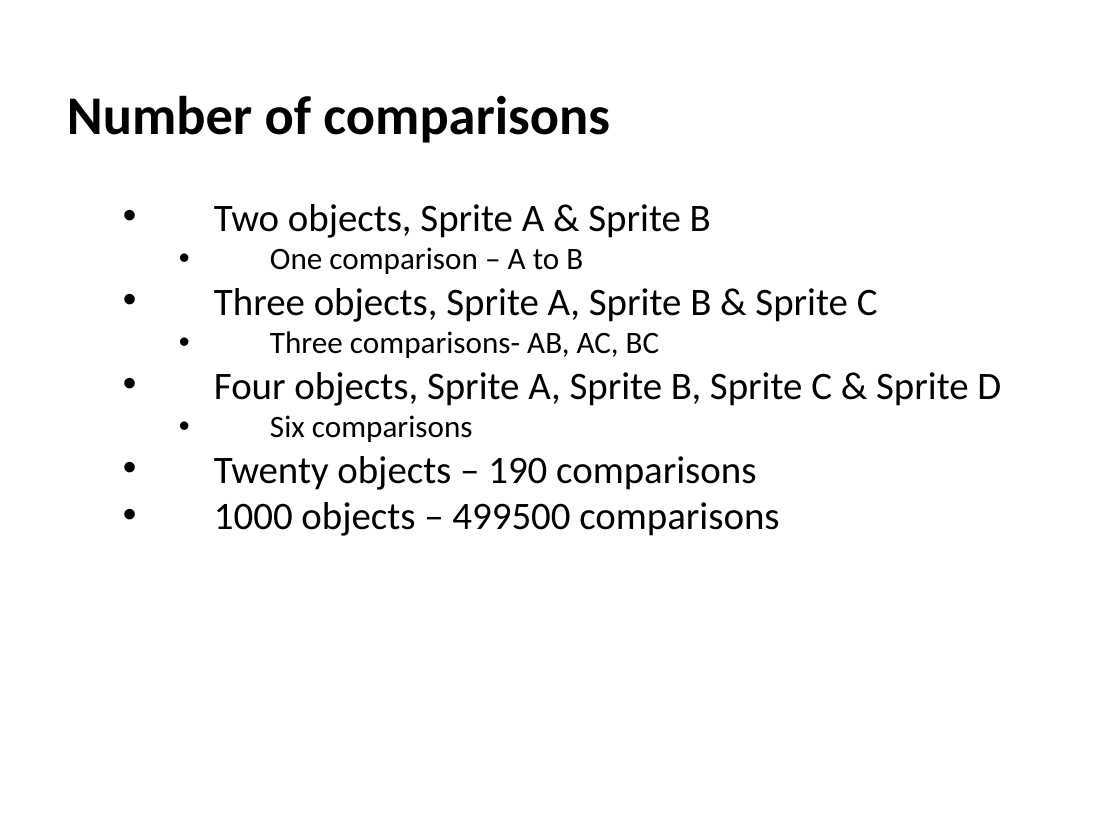
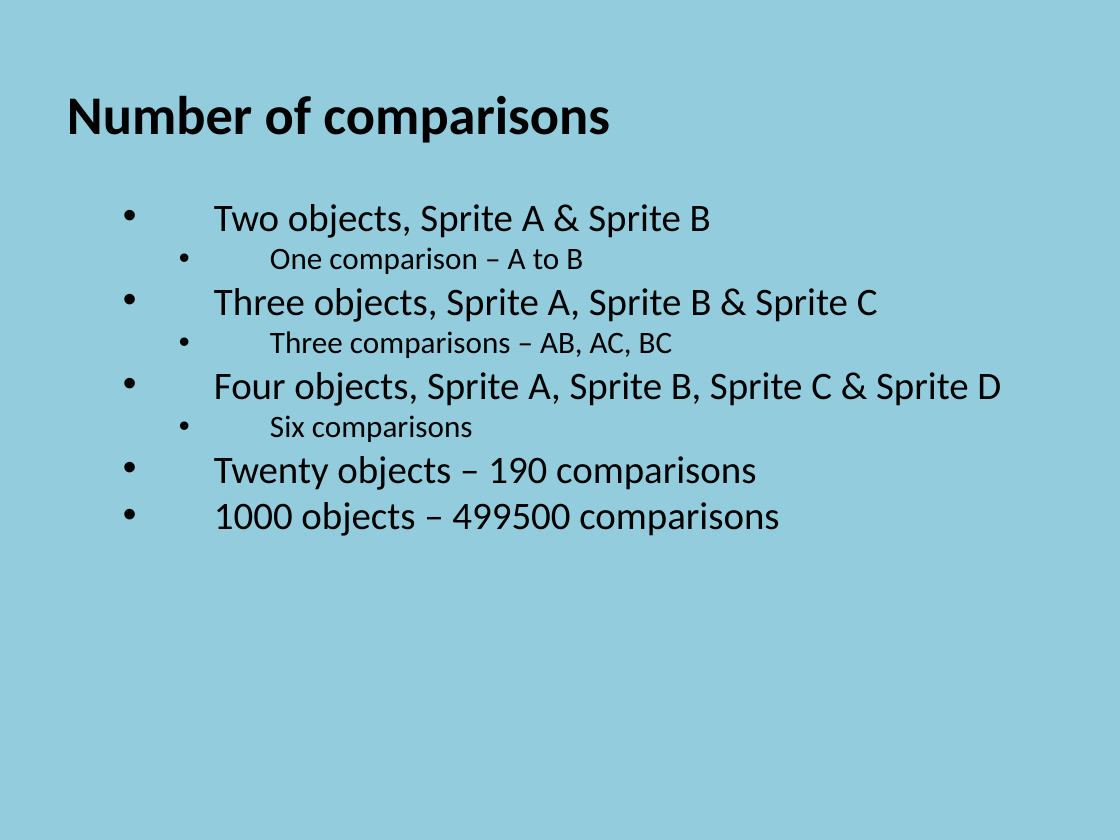
Before and after one commit to szetko/course-materials, a slide deck: slide 4 of Programming 4/08.2 NPC Collision/08.2 NPC Collision.pptx. Drawn at 1120x840 pixels with LibreOffice and Linux fonts; fonts in the diff are those of the drawing. Boxes give left, top, right and bottom in pixels: in the first picture for what was removed or moved away, otherwise in the second. Text is boxed around its words. In the diff, an @@ line names an element or a change of style, - is before the commit and + after.

```diff
--- a/Programming 4/08.2 NPC Collision/08.2 NPC Collision.pptx
+++ b/Programming 4/08.2 NPC Collision/08.2 NPC Collision.pptx
@@ background #FFFFFF to #93CDDD @@
@@ text at [270,331,673,358]: text changed @@
-      • Three comparisons- AB, AC, BC
+      • Three comparisons – AB, AC, BC
```
Also in this commit, not shown: 4 other slides changed, 13 slides added, 27 other files.
